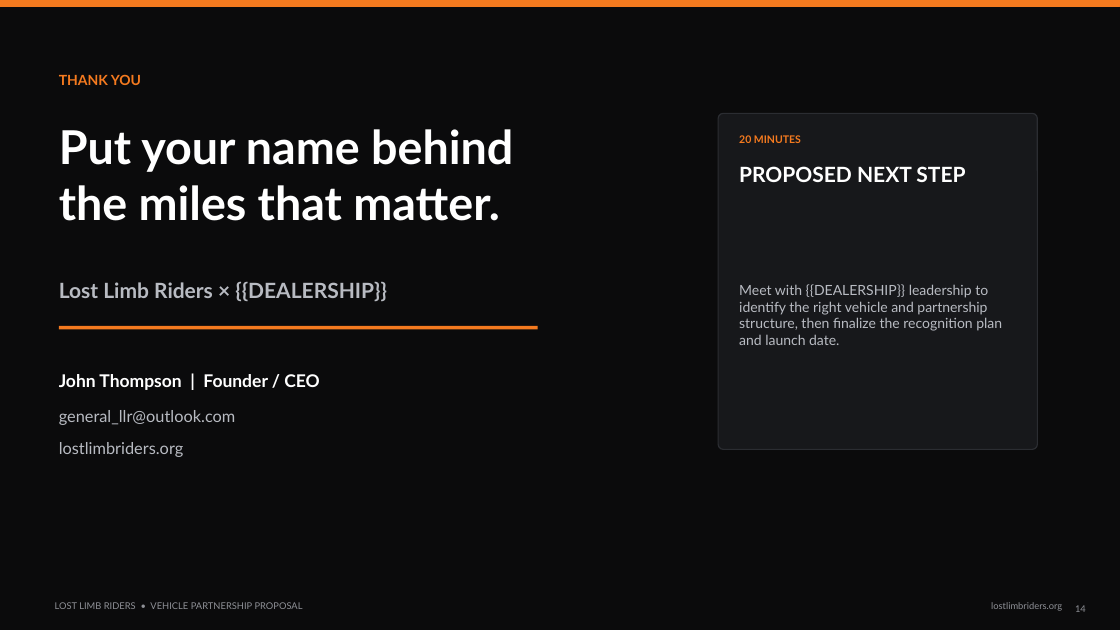
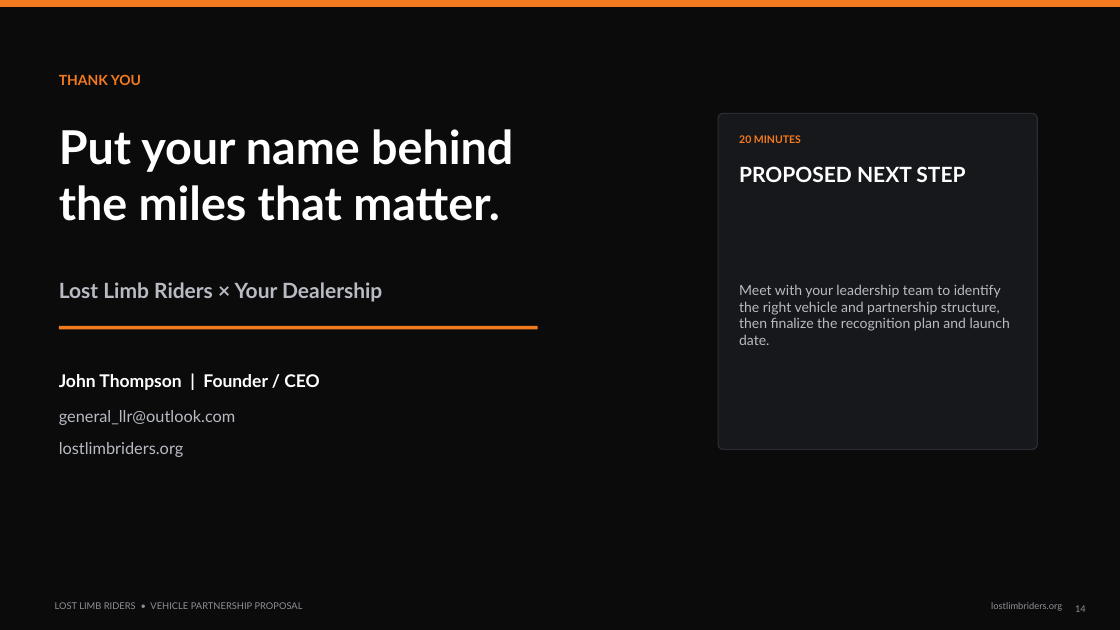
Before and after one commit to 74Thirsty/official, a slide deck: slide 14 of assets/LLR_Knoepfler_Vehicle_Partnership_Proposal.pptx. Drawn at 1120x630 pixels with LibreOffice and Linux fonts; fonts in the diff are those of the drawing. Boxes give left, top, right and bottom in pixels: in the first picture for what was removed or moved away, otherwise in the second. Text is boxed around its words. In the diff, an @@ line names an element or a change of style, - is before the commit and + after.

Commit message:
Rewrite vehicle proposal deck with generic non-personalized copy

```diff
--- a/assets/LLR_Knoepfler_Vehicle_Partnership_Proposal.pptx
+++ b/assets/LLR_Knoepfler_Vehicle_Partnership_Proposal.pptx
@@ text at [59, 282, 382, 302]: text changed @@
-Lost Limb Riders × {{DEALERSHIP}}
+Lost Limb Riders × Your Dealership
@@ text at [739, 284, 1010, 345]: text changed @@
-Meet with {{DEALERSHIP}} leadership to identify the right vehicle and partnership structure, then finalize the recognition plan and launch date.
+Meet with your leadership team to identify the right vehicle and partnership structure, then finalize the recognition plan and launch date.
```
Also in this commit, not shown: 8 other slides changed.
